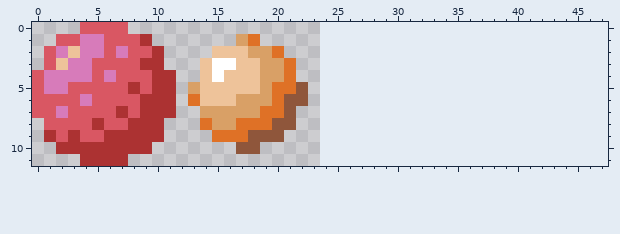
One commit to this pixel-art sprite: assets/ball.png. Above, as it was before the edit.
The file is 24x12 pixels. The old version is drawn lined up with the new one, on the new canvas.
After:
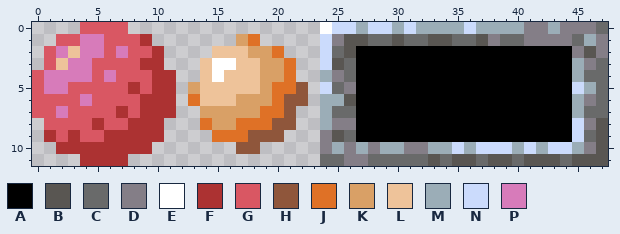
Palette (. is transparent): A #000000  B #595652  C #696a6a  D #847e87  E #ffffff  F #ac3232  G #d95763  H #8f563b  J #df7126  K #d9a066  L #eec39a  M #9badb7  N #cbdbfc  P #d77bba
Changes in this commit:
canvas 24x12 -> 48x12
@@ x 22..47 @@
- 0 ..........................
- 1 ..........................
- 2 ..........................
- 3 ..........................
- 4 ..........................
- 5 H.........................
- 6 H.........................
- 7 ..........................
- 8 ..........................
- 9 ..........................
-10 ..........................
-11 ..........................
+ 0 ..ENNMNNMNMMMMNMMMMDDMDDDC
+ 1 ..NDBBCCBCCBBCCBDCCDDDDCMD
+ 2 ..NCBAAAAAAAAAAAAAAAAAADBD
+ 3 ..NBCAAAAAAAAAAAAAAAAAAMDC
+ 4 ..MDCAAAAAAAAAAAAAAAAAAMCC
+ 5 H.NCDAAAAAAAAAAAAAAAAAANMC
+ 6 H.MMBAAAAAAAAAAAAAAAAAAMDC
+ 7 ..MCCAAAAAAAAAAAAAAAAAAMCC
+ 8 ..MDDAAAAAAAAAAAAAAAAAANDB
+ 9 ..DBCAAAAAAAAAAAAAAAAAANCB
+10 ..DMDMDMMDDMMNMNNNMNMNNMDB
+11 ..CCDDCCCCCBCBBCBBCBBBCBBB
